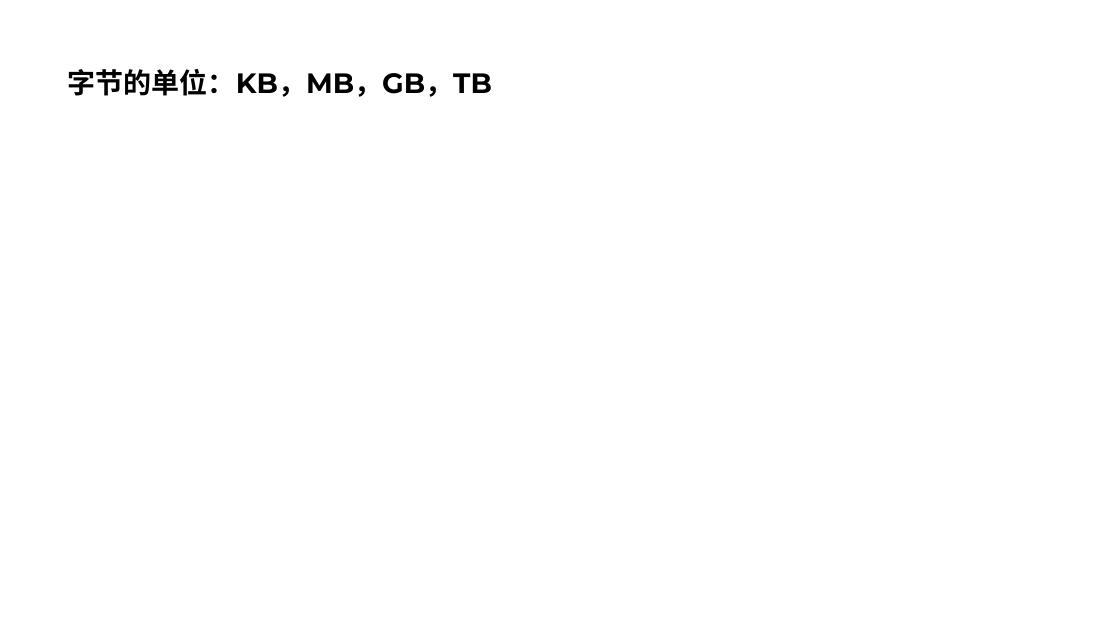
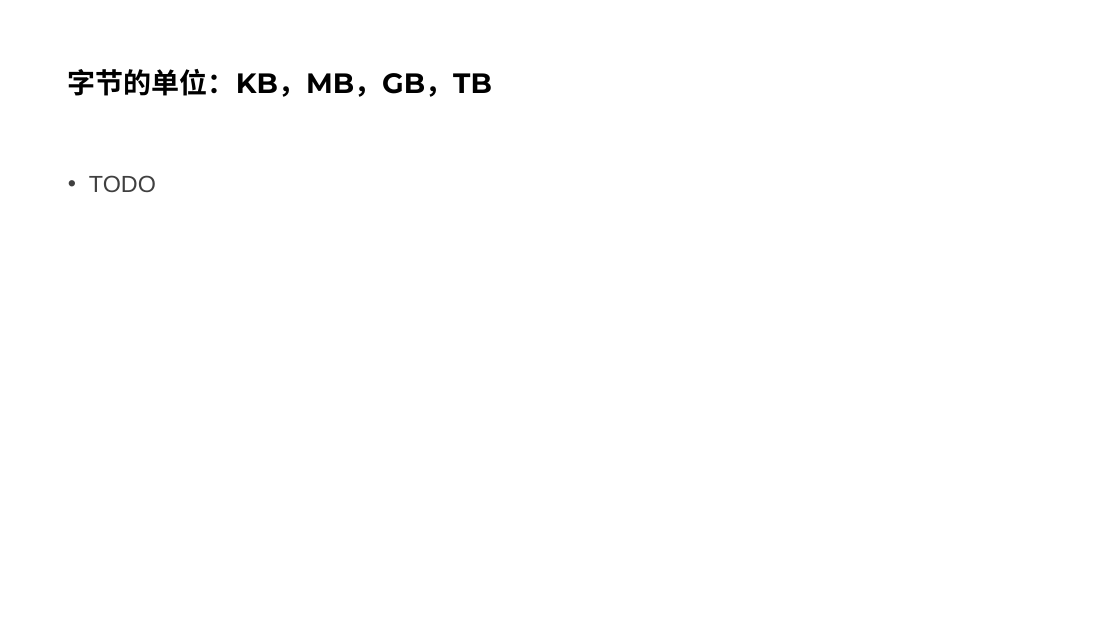
Before and after one commit to parallel101/course, a slide deck: slide 9 of 12/slides.pptx (slide 6 before the commit). Drawn at 1120x630 pixels with LibreOffice and Linux fonts; fonts in the diff are those of the drawing. Boxes give left, top, right and bottom in pixels: in the first picture for what was removed or moved away, otherwise in the second. Text is boxed around its words. In the diff, an @@ line names an element or a change of style, - is before the commit and + after.

```diff
--- a/12/slides.pptx
+++ b/12/slides.pptx
@@ text added at (89, 175, 156, 192), 20 pt, text #404040 @@
+• TODO
```
Also in this commit, not shown: 3 other slides changed, 37 slides added, 44 other files.
